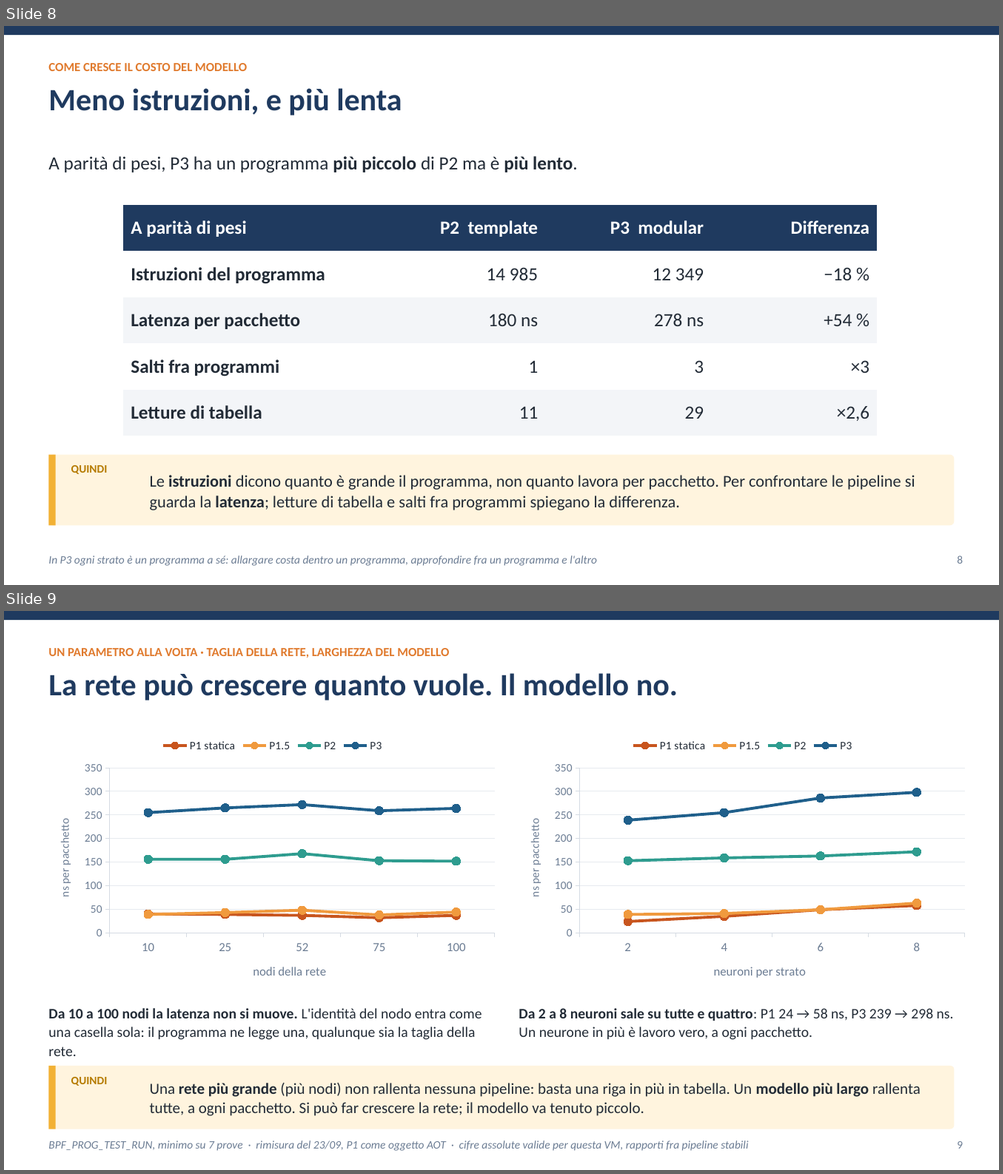
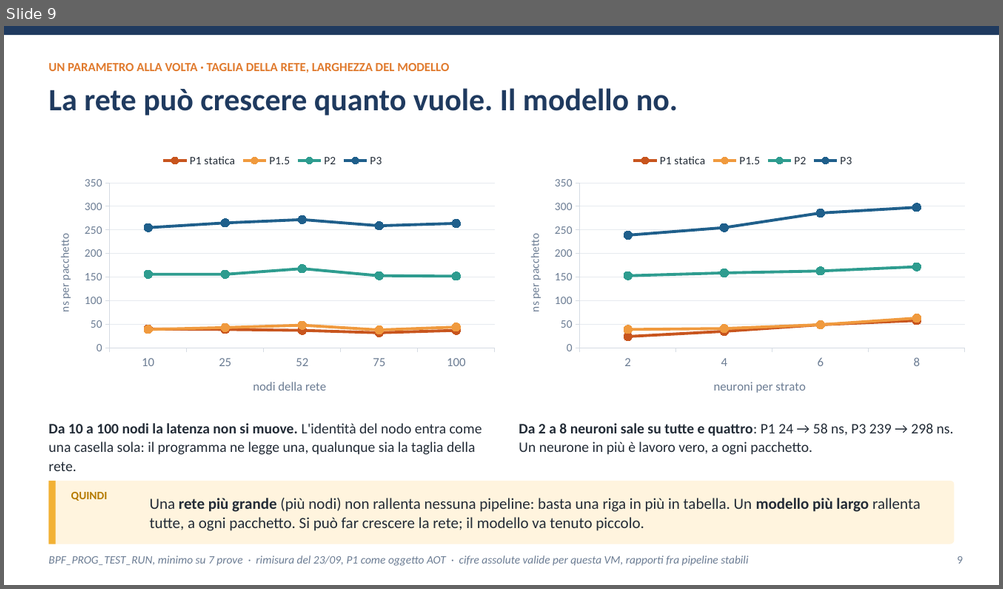
Before and after one commit to ettore-cantile/ipa_lab, a slide deck: docs/Inferenza di una rete neurale nel kernel Linux con eBPF XDP.pptx. Shown one above the other, each under a label of ours: slides 8 and 9 before the commit, slide 9 after it. The pictures are 1003x1174 and 1003x589 pixels, drawn with LibreOffice and Linux fonts; fonts in the diff are those of the drawing. Boxes give left, top, right and bottom in pixels: in the first picture for what was removed or moved away, otherwise in the second. Text is boxed around its words. In the diff, an @@ line names an element or a change of style, - is before the commit and + after.

```diff
--- a/docs/Inferenza di una rete neurale nel kernel Linux con eBPF XDP.pptx
+++ b/docs/Inferenza di una rete neurale nel kernel Linux con eBPF XDP.pptx
@@ slide 8 removed at [4,26,999,585], background #FFFFFF @@
@@ rectangle removed at [4,26,999,35] @@
@@ text removed at [48,63,247,71] @@
-COME CRESCE IL COSTO DEL MODELLO
@@ text removed at [48,88,401,116] @@
-Meno istruzioni, e più lenta
@@ text removed at [48,156,578,173] @@
-A parità di pesi, P3 ha un programma più piccolo di P2 ma è più lento.
@@ table removed at [123,205,876,437], 5 rows, 4 columns @@
-A parità di pesi | P2 template | P3 modular | Differenza
-Istruzioni del programma | 14 985 | 12 349 | −18 %
-Latenza per pacchetto | 180 ns | 278 ns | +54 %
-Salti fra programmi | 1 | 3 | ×3
-Letture di tabella | 11 | 29 | ×2,6
@@ rounded rectangle removed at [48,455,954,526] @@
@@ rectangle removed at [48,455,56,526] @@
@@ text removed at [71,466,108,474] @@
-QUINDI
@@ text removed at [150,475,915,511] @@
-Le istruzioni dicono quanto è grande il programma, non quanto lavora per pacchetto. Per confrontare le pipeline si guarda la latenza; letture di tabella e salti fra programmi spiegano la differenza.
@@ text removed at [48,556,597,566] @@
-In P3 ogni strato è un programma a sé: allargare costa dentro un programma, approfondire fra un programma e l'altro
@@ text removed at [956,556,962,564] @@
-8
```
Also in this commit, not shown: 9 slides changed, 1 slide added, 6 other files.
